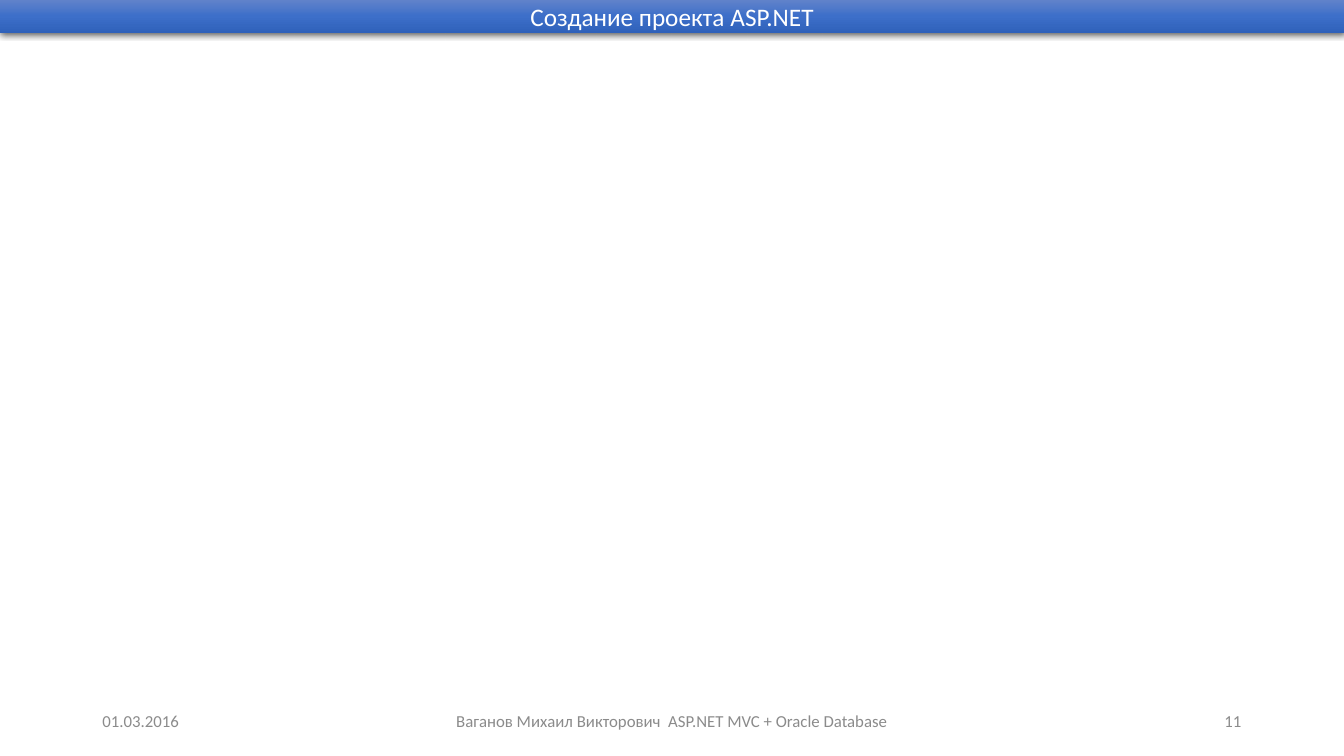
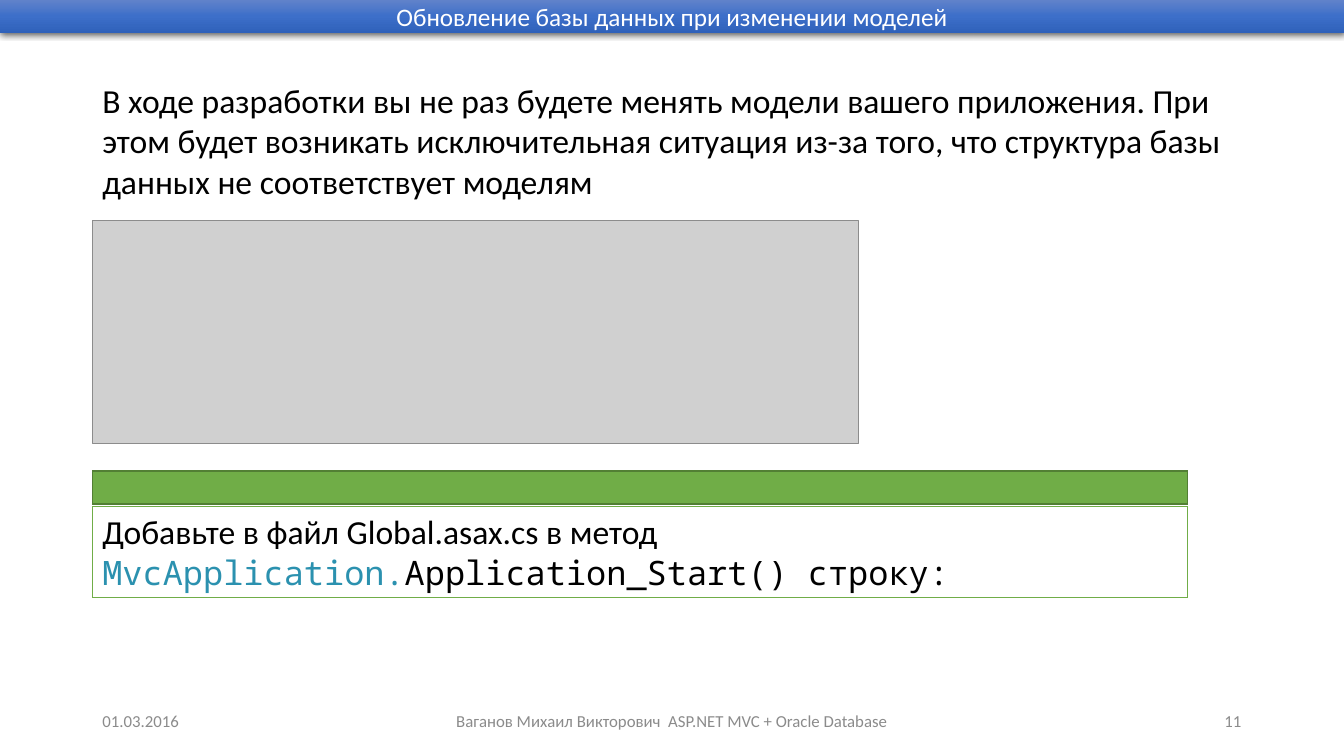
Before and after one commit to Mikhail-Vaganov/psu-applicants, a slide deck: slide 11 of Presentations/Занятие 3.pptx. Drawn at 1344x756 pixels with LibreOffice and Linux fonts; fonts in the diff are those of the drawing; grey boxes stand for pictures. Boxes give left, top, right and bottom in pixels: in the first picture for what was removed or moved away, otherwise in the second. Text is boxed around its words. In the diff, an @@ line names an element or a change of style, - is before the commit and + after.

```diff
--- a/Presentations/Занятие 3.pptx
+++ b/Presentations/Занятие 3.pptx
@@ text in rectangle at (396, 9, 948, 30): text changed @@
-Создание проекта ASP.NET
+Обновление базы данных при изменении моделей
@@ text added at (102, 90, 1221, 200), 24 pt, text #000000 @@
+В ходе разработки вы не раз будете менять модели вашего приложения. При этом будет возникать исключительная ситуация из-за того, что структура базы данных не соответствует моделям
@@ picture added at (93, 221, 859, 444) @@
@@ rectangle added at (93, 471, 1189, 504), fill #70AD47, outline #538035 1 pt @@
@@ rectangle added at (93, 506, 1189, 598), fill #FFFFFF, outline #70AD47 1 pt, 24 pt, text #000000 @@
+Добавьте в файл Global.asax.cs в метод MvcApplication.Application_Start() строку:
```
Also in this commit, not shown: 2 other slides changed.
